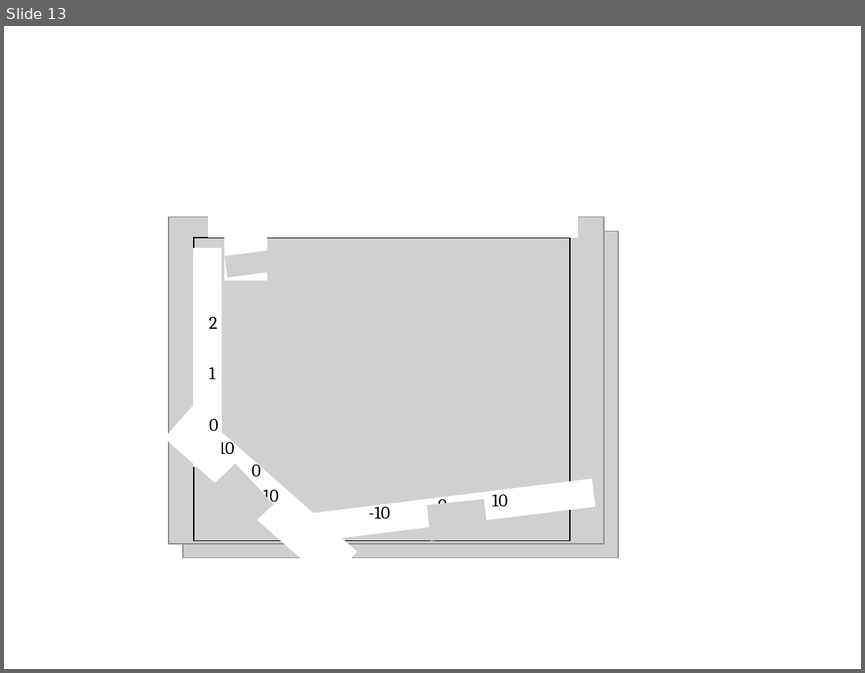
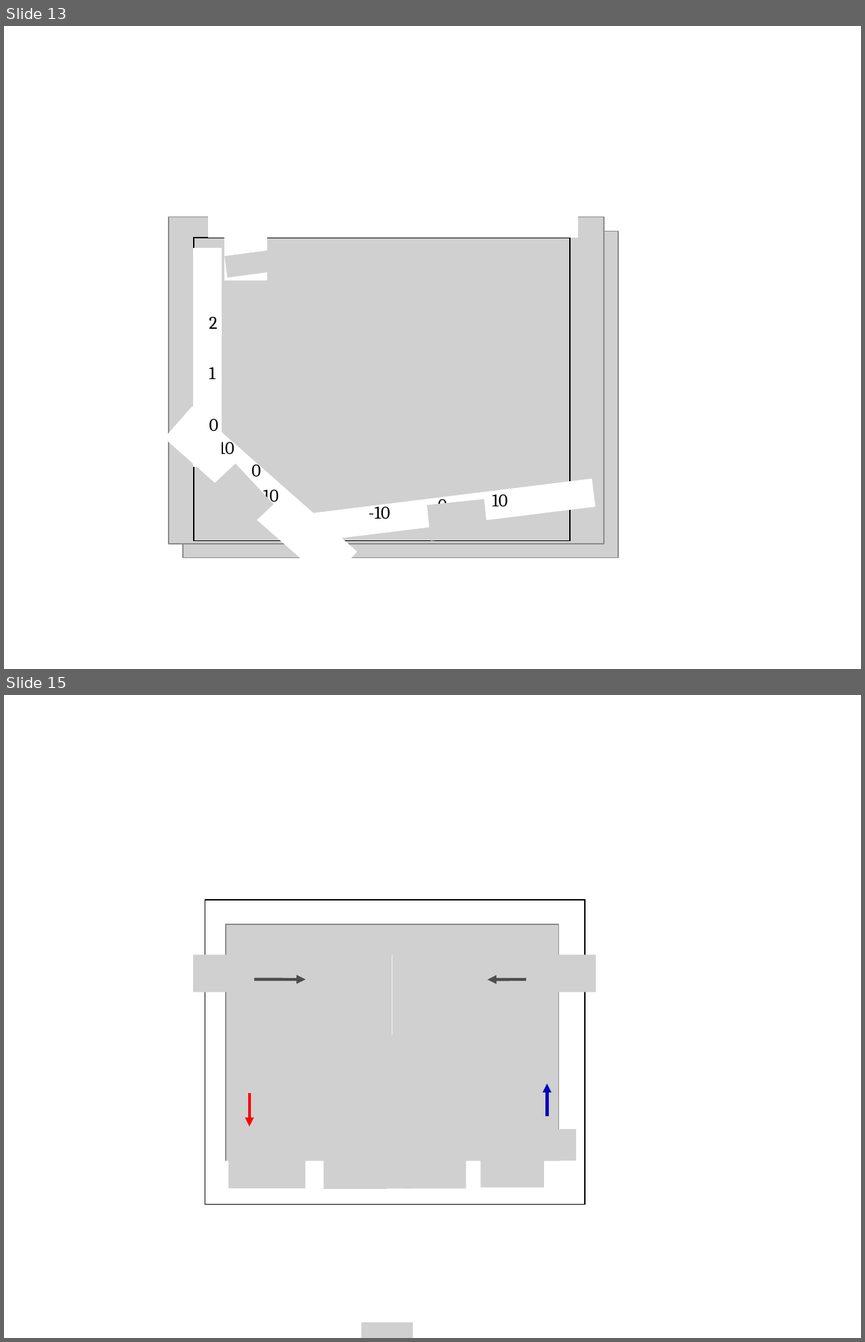
Before and after one commit to nakosai/skyrmion-ysr, a slide deck: Figures/Figures.pptx. Shown one above the other, each under a label of ours: slide 13 before the commit, slides 13 and 15 after it; the slides between them are not shown. The pictures are 865x673 and 865x1342 pixels, drawn with LibreOffice and Linux fonts; fonts in the diff are those of the drawing; grey boxes stand for pictures. Boxes give left, top, right and bottom in pixels: in the first picture for what was removed or moved away, otherwise in the second. Text is boxed around its words. In the diff, an @@ line names an element or a change of style, - is before the commit and + after.

```diff
--- a/Figures/Figures.pptx
+++ b/Figures/Figures.pptx
@@ slide 15 added at (x1=4, y1=695, x2=861, y2=1338), background #FFFFFF @@
@@ rectangle added at (x1=205, y1=900, x2=585, y2=1204), outline #000000 0.74 pt @@
@@ picture added at (x1=226, y1=925, x2=558, y2=1179) @@
@@ picture added at (x1=360, y1=933, x2=392, y2=1046) @@
@@ picture added at (x1=193, y1=955, x2=263, y2=992) @@
@@ rectangle added at (x1=363, y1=955, x2=393, y2=1035), fill #FFFFFF @@
@@ picture added at (x1=526, y1=955, x2=595, y2=992) @@
@@ arrow added from (254, 979) to (306, 979), #4D4D4D 2.5 pt @@
@@ arrow added from (537, 979) to (487, 979), #4D4D4D 2.5 pt @@
@@ arrow added from (249, 1093) to (249, 1126), #FF0000 2.5 pt @@
@@ arrow added from (547, 1117) to (547, 1083), #0404BC 2.5 pt @@
@@ picture added at (x1=538, y1=1129, x2=575, y2=1160) @@
@@ rectangle added at (x1=170, y1=1160, x2=592, y2=1218), fill #FFFFFF @@
@@ picture added at (x1=228, y1=1157, x2=306, y2=1187) @@
@@ picture added at (x1=324, y1=1159, x2=387, y2=1189) @@
@@ picture added at (x1=379, y1=1159, x2=411, y2=1189) @@
@@ picture added at (x1=402, y1=1159, x2=466, y2=1189) @@
@@ picture added at (x1=481, y1=1157, x2=544, y2=1187) @@
@@ picture added at (x1=361, y1=1322, x2=413, y2=1338) @@
```
Also in this commit, not shown: 1 other slide added, 9 other files.
